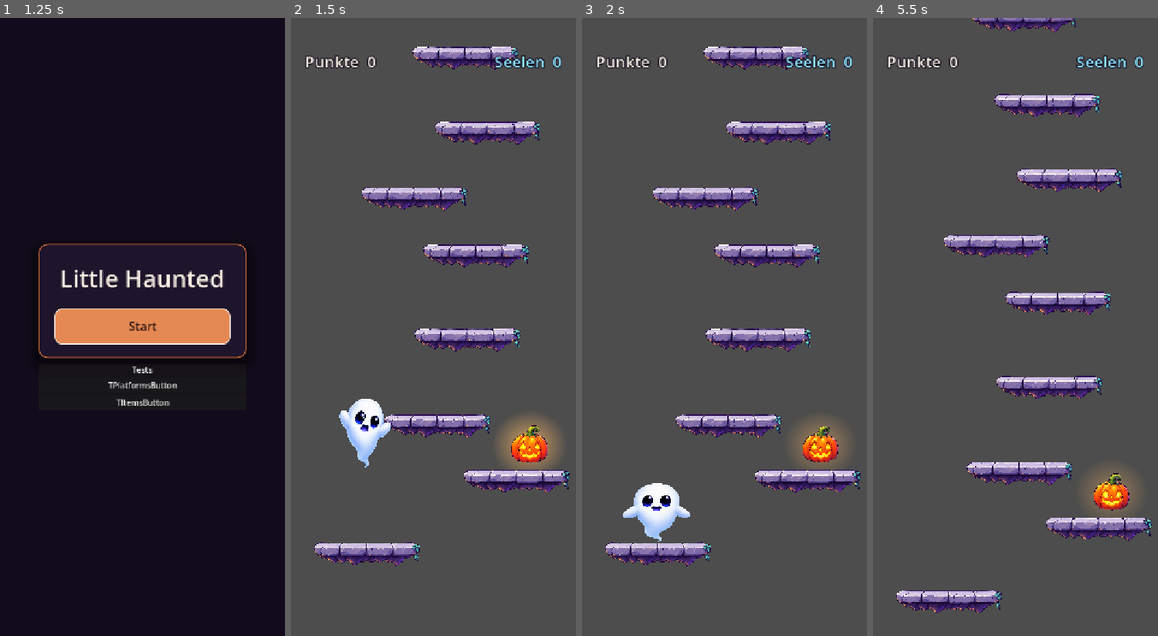
Above: before the commit, frames 1-4 (left to right).
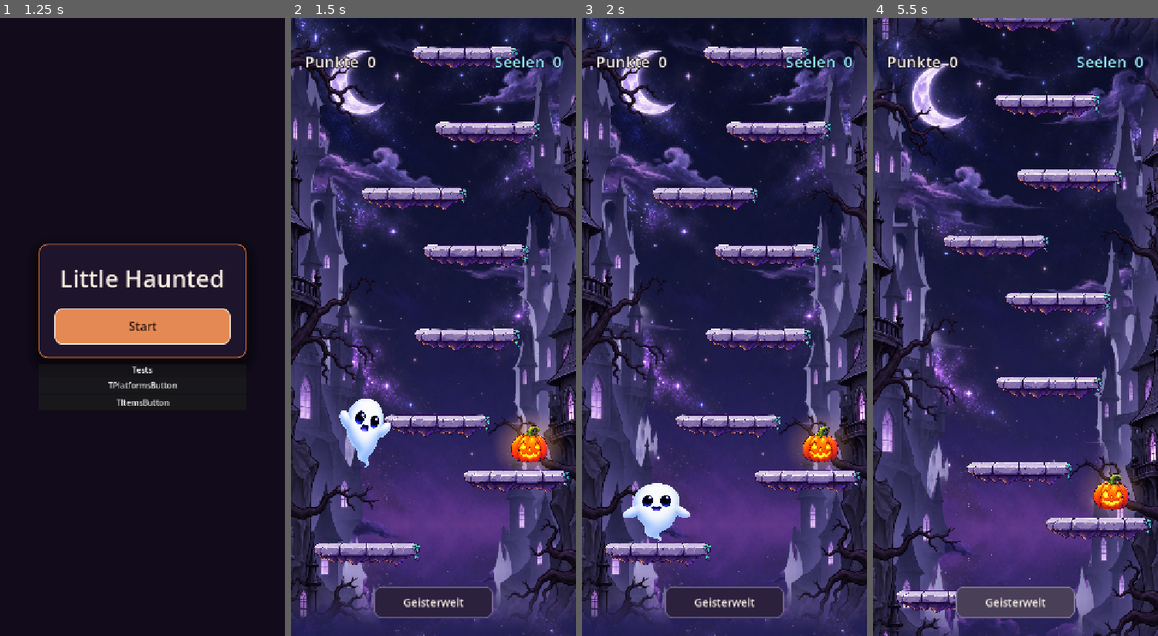
Above: after the commit, the same moments.

Repository: mpolt/little-haunted
Game: Godot game, scene res://tests/test_items.tscn
Two runs of this game, one before a commit and one after it. Both use one fixed random seed, a clock stepped at 60 frames per second and the inputs below.
Inputs (mouse positions are in pixels of both pictures, inside the frame that each line leads up to):
- Up to frame 1 (1.25 s): click "Menü" at 0.5 s
- Up to frame 2 (1.5 s): click "Start" at 1.25 s
- Up to frame 3 (2 s): no input
- Up to frame 4 (5.5 s): click (1015, 605) at 2 s, where only the run after the commit has a clickable "Geisterwelt"; click (1015, 605) at 2.75 s, where only the run after the commit has a clickable "Normal"; hold D (move_right) 3.53-5.03 s; hold A (move_left) from 5.03 s (still down)

Frame 1 is identical in both runs. In frame 2, 88% of the frame differs, in the area x 0-100%, y 0-100%; in frame 3, 88%; in frame 4, 88%.

Commit message:
add parallax background

Diff:
--- /dev/null
+++ b/tower/background/tower_background.gd
@@ -0,0 +1,95 @@
+extends Node2D
+class_name TowerBackground
+
+## Parallax hinter dem Turm. Jede Parallax2D-Ebene mit einem Sprite wird auf
+## den Bildschirm gelegt. Der Button tauscht sie gegen die gleichnamige Grafik
+## unter assets/ghost_world.
+
+enum World { NORMAL, GHOST }
+
+signal world_changed(world: World)
+
+const ScreenStyle := preload("res://ui/screen_style.gd")
+
+@export var world: World = World.NORMAL:
+	set(value):
+		world = value
+		if is_node_ready():
+			_apply()
+			world_changed.emit(world)
+
+var _layers: Array[Dictionary] = []
+
+@onready var _button: Button = $WorldToggle/Bar/Button
+
+
+func _ready() -> void:
+	_collect_layers()
+	ScreenStyle.paint_secondary(_button)
+	_button.pressed.connect(_toggle)
+	get_viewport().size_changed.connect(_apply)
+	_apply()
+
+
+func _toggle() -> void:
+	world = World.GHOST if world == World.NORMAL else World.NORMAL
+
+
+func _collect_layers() -> void:
+	_layers.clear()
+	for child in get_children():
+		var layer := child as Parallax2D
+		if layer == null:
+			continue
+		var sprite := _first_sprite(layer)
+		if sprite == null or sprite.texture == null:
+			continue
+		var normal := sprite.texture
+		var ghost := _ghost_texture(normal)
+		_layers.append({
+			&"layer": layer,
+			&"sprite": sprite,
+			&"normal": normal,
+			&"ghost": ghost,
+		})
+
+
+func _apply() -> void:
+	for entry in _layers:
+		var texture: Texture2D = entry[&"ghost"] if world == World.GHOST else entry[&"normal"]
+		_fit(entry[&"layer"], entry[&"sprite"], texture)
+	_button.text = "Normal" if world == World.GHOST else "Geisterwelt"
+
+
+## Oben links im Wiederholungsfeld, horizontal mittig, wenn die Grafik breiter
+## als der Bildschirm ist. repeat_size enthält die Sprite-Skalierung.
+func _fit(layer: Parallax2D, sprite: Sprite2D, texture: Texture2D) -> void:
+	sprite.texture = texture
+	sprite.centered = false
+	var view := get_viewport_rect().size
+	var tex_size := texture.get_size()
+	if tex_size.x <= 0.0 or tex_size.y <= 0.0 or view.x <= 0.0 or view.y <= 0.0:
+		return
+	var factor := maxf(view.x / tex_size.x, view.y / tex_size.y)
+	sprite.scale = Vector2(factor, factor)
+	var drawn := tex_size * factor
+	sprite.position = Vector2((view.x - drawn.x) * 0.5, 0.0)
+	layer.repeat_size = Vector2(0.0, drawn.y)
+	layer.repeat_times = 1
+
+
+func _first_sprite(layer: Parallax2D) -> Sprite2D:
+	for child in layer.get_children():
+		if child is Sprite2D:
+			return child
+	return null
+
+
+func _ghost_texture(normal: Texture2D) -> Texture2D:
+	var path := normal.resource_path
+	if path.is_empty() or "/ghost_world/" in path:
+		return normal
+	var ghost_path := path.get_base_dir().path_join("ghost_world").path_join(path.get_file())
+	if not ResourceLoader.exists(ghost_path):
+		return normal
+	return load(ghost_path)
--- /dev/null
+++ b/tower/background/tower_background.tscn
@@ -0,0 +1,89 @@
+[gd_scene format=3 uid="uid://n2k0rkl561ts"]
+
+[ext_resource type="Script" uid="uid://be3n4yvs6gae6" path="res://tower/background/tower_background.gd" id="1_bg"]
+[ext_resource type="Texture2D" uid="uid://cwhhlurobu0s1" path="res://tower/background/assets/sky_far.png" id="2_sky"]
+[ext_resource type="Texture2D" uid="uid://c24g3eyqsuib0" path="res://tower/background/assets/nebula.png" id="3_nebula"]
+[ext_resource type="Texture2D" uid="uid://cqfsemfabqnob" path="res://tower/background/assets/moon_sparse.png" id="4_moon"]
+[ext_resource type="Texture2D" uid="uid://vxx26ep4wykn" path="res://tower/background/assets/clouds.png" id="5_x83gl"]
+[ext_resource type="Texture2D" uid="uid://kycwva4fbcei" path="res://tower/background/assets/castles_mist.png" id="6_ttthl"]
+[ext_resource type="Texture2D" uid="uid://cex02yd8inhnf" path="res://tower/background/assets/castles_dark.png" id="7_8nvrq"]
+[ext_resource type="Texture2D" uid="uid://tpwh6t55m5iw" path="res://tower/background/assets/trees.png" id="8_dsrkw"]
+
+[node name="TowerBackground" type="Node2D" unique_id=1074578212]
+z_index = -100
+script = ExtResource("1_bg")
+
+[node name="SkyFar" type="Parallax2D" parent="." unique_id=1112491877]
+scroll_scale = Vector2(0, 0.06)
+
+[node name="Sprite" type="Sprite2D" parent="SkyFar" unique_id=1679176945]
+texture = ExtResource("2_sky")
+centered = false
+
+[node name="Nebula" type="Parallax2D" parent="." unique_id=170401452]
+z_index = 1
+scroll_scale = Vector2(0, 0.16)
+
+[node name="Sprite" type="Sprite2D" parent="Nebula" unique_id=1263236049]
+texture = ExtResource("3_nebula")
+centered = false
+
+[node name="Moon" type="Parallax2D" parent="." unique_id=1290287730]
+z_index = 2
+scroll_scale = Vector2(0, 0.28)
+
+[node name="Sprite" type="Sprite2D" parent="Moon" unique_id=1537167044]
+texture = ExtResource("4_moon")
+centered = false
+
+[node name="Clouds" type="Parallax2D" parent="." unique_id=20373013]
+z_index = 3
+scroll_scale = Vector2(0, 0.4)
+
+[node name="Sprite2D" type="Sprite2D" parent="Clouds" unique_id=1451467101]
+texture = ExtResource("5_x83gl")
+centered = false
+
+[node name="CastleMist" type="Parallax2D" parent="." unique_id=553671694]
+z_index = 4
+scroll_scale = Vector2(0, 0.54)
+
+[node name="Sprite2D" type="Sprite2D" parent="CastleMist" unique_id=1081563970]
+texture = ExtResource("6_ttthl")
+centered = false
+
+[node name="CastleDark" type="Parallax2D" parent="." unique_id=1176154812]
+z_index = 5
+scroll_scale = Vector2(0, 0.7)
+
+[node name="Sprite2D" type="Sprite2D" parent="CastleDark" unique_id=1940624175]
+texture = ExtResource("7_8nvrq")
+centered = false
+
+[node name="Trees" type="Parallax2D" parent="." unique_id=740464915]
+z_index = 6
+scroll_scale = Vector2(0, 0.86)
+
+[node name="Sprite2D" type="Sprite2D" parent="Trees" unique_id=1003120775]
+texture = ExtResource("8_dsrkw")
+centered = false
+
+[node name="WorldToggle" type="CanvasLayer" parent="." unique_id=1065791650]
+layer = 6
+
+[node name="Bar" type="CenterContainer" parent="WorldToggle" unique_id=434985657]
+anchors_preset = 12
+anchor_top = 1.0
+anchor_right = 1.0
+anchor_bottom = 1.0
+offset_top = -108.0
+offset_bottom = -28.0
+grow_horizontal = 2
+grow_vertical = 0
+
+[node name="Button" type="Button" parent="WorldToggle/Bar" unique_id=982922378]
+custom_minimum_size = Vector2(240, 64)
+layout_mode = 2
+focus_mode = 0
+theme_override_font_sizes/font_size = 22
+text = "Geisterwelt"
--- a/tower/tower.tscn
+++ b/tower/tower.tscn
@@ -6,9 +6,12 @@
 [ext_resource type="PackedScene" uid="uid://dksng5mk512e8" path="res://tower/items/pumpkin.tscn" id="3_4ulc0"]
 [ext_resource type="Script" path="res://tower/tower.gd" id="4_tower"]
 [ext_resource type="PackedScene" path="res://ui/hud/run_hud.tscn" id="5_hud"]
+[ext_resource type="PackedScene" path="res://tower/background/tower_background.tscn" id="6_bg"]
 
 [node name="Tower" type="Node2D" unique_id=1276826770]
 script = ExtResource("4_tower")
+
+[node name="TowerBackground" parent="." instance=ExtResource("6_bg")]
 
 [node name="UpwardCamera" parent="." unique_id=750025697 node_paths=PackedStringArray("target") instance=ExtResource("1_xnkcx")]
 target = NodePath("../Player")
Binary file added: tower/background/assets/castles_dark.png
Not shown, added: tower/background/assets/castles_dark.png.import
Binary file added: tower/background/assets/castles_mist.png
Not shown, added: tower/background/assets/castles_mist.png.import
Binary file added: tower/background/assets/clouds.png
Not shown, added: tower/background/assets/clouds.png.import
Binary file added: tower/background/assets/ghost_world/castles_dark.png
Not shown, added: tower/background/assets/ghost_world/castles_dark.png.import
Binary file added: tower/background/assets/ghost_world/castles_mist.png
Not shown, added: tower/background/assets/ghost_world/castles_mist.png.import
Binary file added: tower/background/assets/ghost_world/clouds.png
Not shown, added: tower/background/assets/ghost_world/clouds.png.import
(and 19 more such lines)
